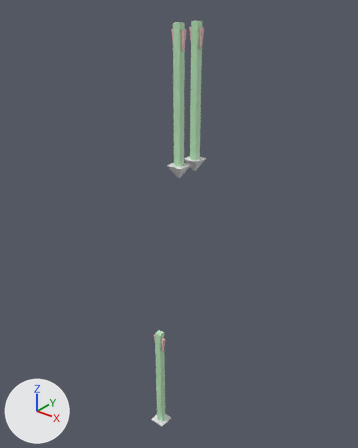
A saved change to the Blender file Assets/Models/Game/MapObject/Arrow/Arrow.blend.
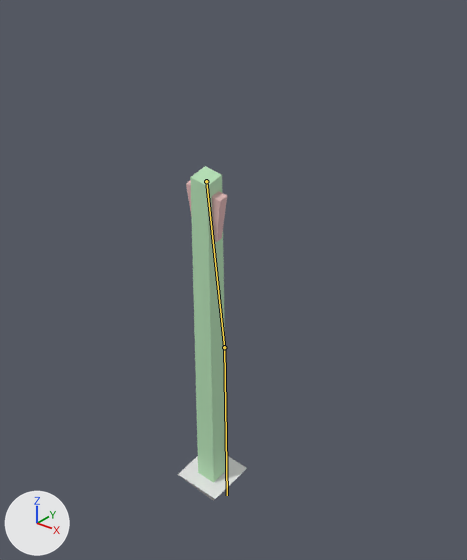
There are two pictures of each version: one whole from a 50 mm camera at (2.01, -2.51, 2.74) aimed at (-0.06, 0.08, 1.13), one close up on the part from 28% to 66% of the width and 63% to 99% of the height. Every picture has the same lights, and +X, +Y and +Z are marked at lower left. Both versions are drawn at frame 10 of the action 'Arrow_Fall03'; the numbers are the values there. The bones that bend it are drawn over the model as lines in the close-ups.

The first close-up shows 'Arrow.001'.
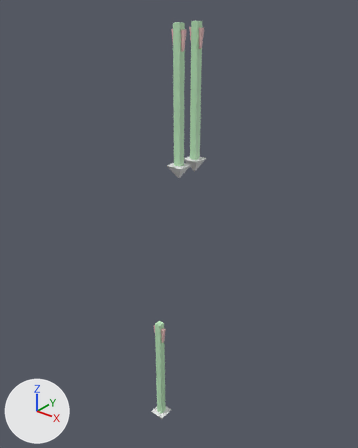
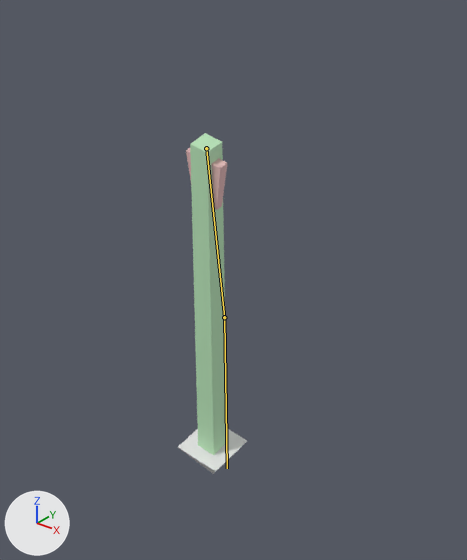
Pixel boxes [x1, y1, x2, y2] of what changed, in the close-ups (467 x 560 px):
'Arrow.001', posed
    before: [178, 166, 247, 501]
    after: [178, 133, 247, 474]
bone 'Arrow001_Bone01', root to tip
    before: (206, 181) to (224, 347)
    after: (206, 148) to (224, 317)

What the commit changed:
Bone 'Arrow001_Bone01' (bone_arrow001_bone01) moves from (0.26, 2.19, 0.0) to (0.249, 2.1, 0.0).
